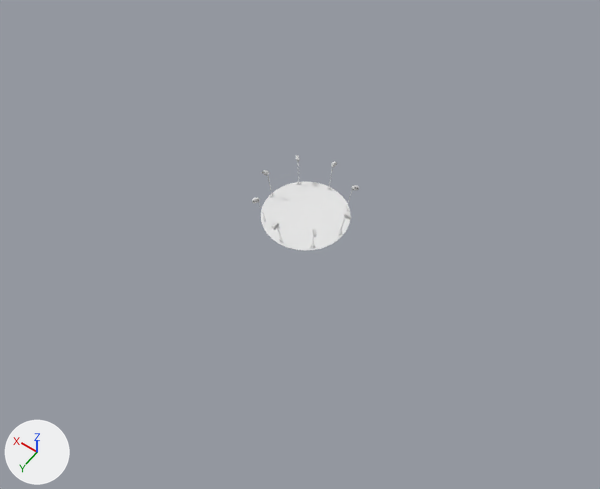
The glTF model shards/playground/props/platform/platform.glb: old version first, new version second.
The view is the same before and after, from a 50 mm camera at (-51.2, 73.3, 106.4) aimed at (-2.3, 4.8, -1.3). Lighting does not change. The marker at lower left points along +X, +Y and +Z. The picture after the commit comes second. Where no turn or scale is listed for an object, it has been applied to the vertices. Vertices at exactly the same position are counted once.

The scene before the commit, as lines of its bpy script (objects in view):
```python
me_cylinder = bpy.data.meshes.new('Cylinder')
me_cylinder.from_pydata(...)  # 66 vertices, 128 faces; spans x -7.5..7.5, y -7.5..7.5, z -0.12..0.02
me_cylinder.materials.append(mat_platform)  # white #e7e7e7
me_cylinder_020 = bpy.data.meshes.new('Cylinder.020')
me_cylinder_020.from_pydata(...)  # 222 vertices, 384 faces; spans x -0.156..0.15, y -0.063..0.063, z -0.101..0.101
me_cylinder_020.materials.append(mat_pulley)  # white #e7e7e7
ob_a_pulley_006 = bpy.data.objects.new('A_Pulley.006', me_cylinder_020)
ob_a_pulley_006.parent = ob_hooksystem_006
ob_a_pulley_006.location = (-8.15, 0.0, 5.226)
ob_a_pulley_006.rotation_euler = (0.0, -0.352, 0.0)  # degrees (0, -20, 0)
ob_a_pulley_006.scale = (4.0, 4.0, 4.0)
ob_platform_convcol = bpy.data.objects.new('Platform-convcol', me_cylinder)
ob_platform_convcol.location = (0.0, 0.0, 0.0)
```
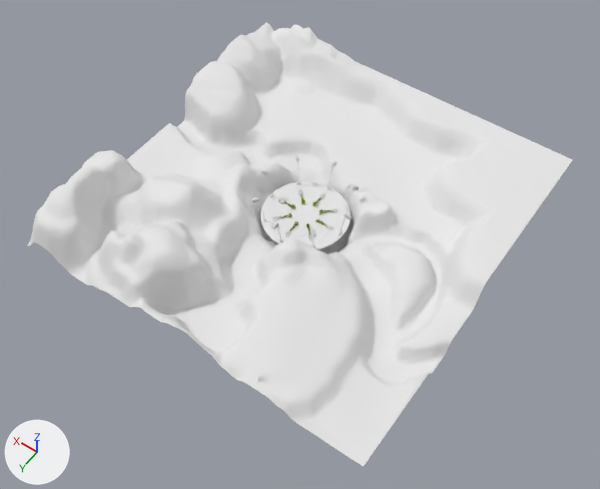
Changed parts and their boxes (x1, y1, x2, y2) in the pictures (600 x 489 px; the box of a moved part takes in the faces that stretch with it):
'Landscape-col', added: after (27, 22, 572, 466)
'A_Pulley.009', now drawn: after (272, 216, 280, 221)
part 1 of me_cylinder_020, moved or reshaped: before (313, 229, 317, 237); after (272, 216, 280, 221)

The change, as a list of edits to the scene's bpy script:
```text
Add mat_floor:
    mat_floor = principled_material('floor')
    mat_floor.base_color = (0.8, 0.8, 0.8)  # white #e7e7e7
    mat_floor.roughness = 1.0
Change me_cylinder_020:
    used by ob_a_pulley_006; parent = ob_hooksystem_006; location = (-8.15, 0.0, 5.226); rotation_euler = (0.0, -0.352, 0.0), in degrees (0, -20, 0); scale = (4.0, 4.0, 4.0)
    remove me_cylinder_020.from_pydata(...)  # 222 vertices, 384 faces; spans x -0.156..0.15, y -0.063..0.063, z -0.101..0.101
    add me_cylinder_020.from_pydata(...)  # 222 vertices, 384 faces; spans x -0.541..0.54, y -0.541..0.54, z -0.254..0.254
    me_cylinder_020 part 1: the whole mesh is multiplied about the mesh origin by the matrix ((-2.828, 0.0, -2.828), (-2.828, 0.0, 2.828), (0.0, 4.0, 0.0))
Add me_plane_001:
    me_plane_001.from_pydata(...)  # 4171 vertices, 8159 faces; spans x -32.0..32.0, y -32.0..32.0, z -4.1..11.7
    me_plane_001.materials.append(mat_floor)  # white #e7e7e7
Add ob_landscape_col:
    ob_landscape_col = bpy.data.objects.new('Landscape-col', me_plane_001)
    ob_landscape_col.location = (0.0, 0.0, -1.0)
```
